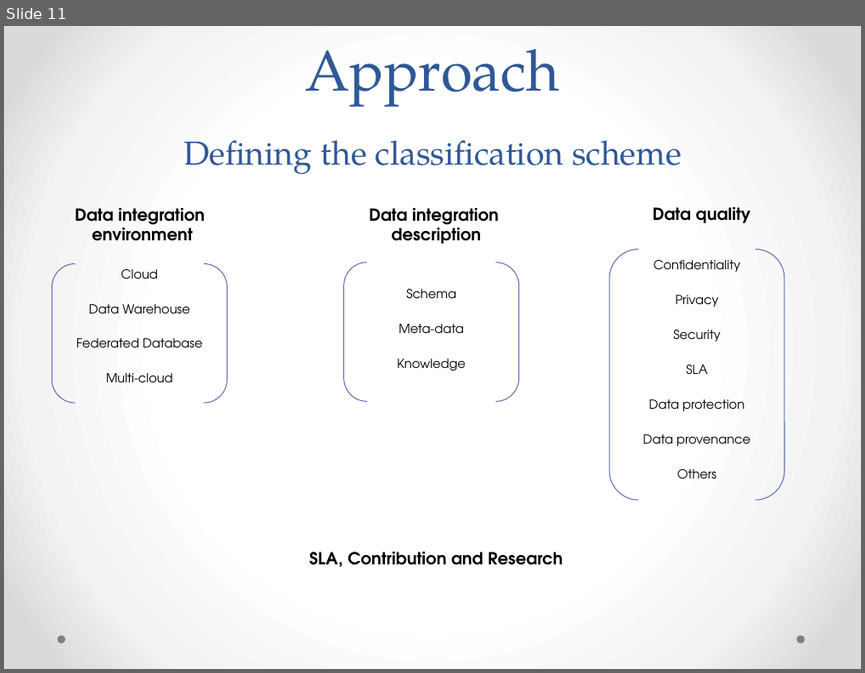
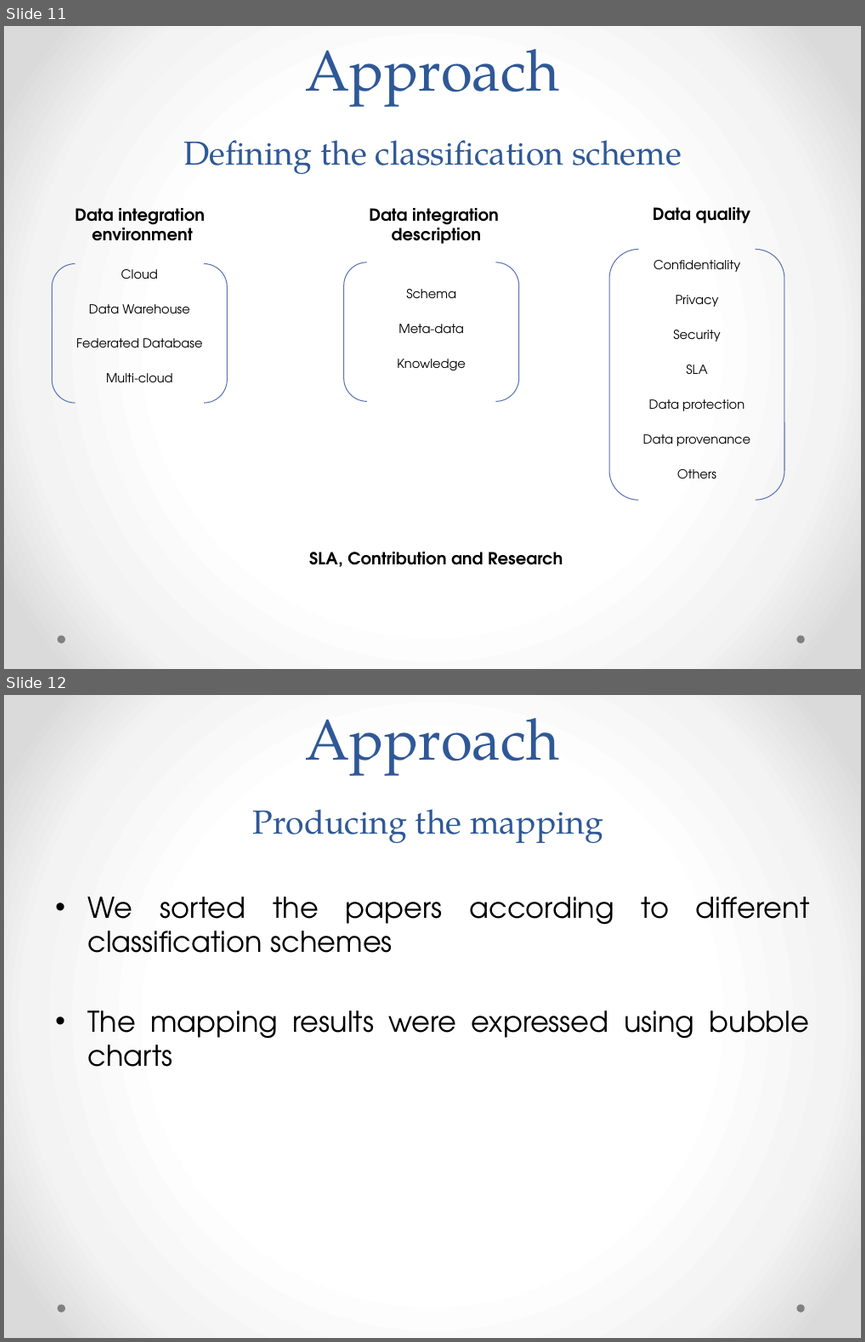
Before and after one commit to danielboni/DanielCarvalho-PhD, a slide deck: Presentations/DEXA 2015 Presentation.pptx. Shown one above the other, each under a label of ours: slide 11 before the commit, slides 11 and 12 after it. The pictures are 865x673 and 865x1342 pixels, drawn with LibreOffice and Linux fonts; fonts in the diff are those of the drawing. Boxes give left, top, right and bottom in pixels: in the first picture for what was removed or moved away, otherwise in the second. Text is boxed around its words. In the diff, an @@ line names an element or a change of style, - is before the commit and + after.

Commit message:
Dexa presentation
approach...

```diff
--- a/Presentations/DEXA 2015 Presentation.pptx
+++ b/Presentations/DEXA 2015 Presentation.pptx
@@ slide 12 added at <box>4,695,861,1338</box>, background gradient #FFFFFF to #F4F4F4 to #DADADA; not listed: 2 template elements that a slide beside it also shows @@
@@ title added at <box>253,718,603,843</box>, 28 pt, text #2F5897 @@
+Approach
+Producing the mapping
@@ text added at <box>87,896,810,1066</box>, 24 pt, text #000000 @@
+• We sorted the papers according to different classification schemes
+• The mapping results were expressed using bubble charts
```
Also in this commit, not shown: 2 slides changed, 9 other slides added, 4 slides removed.
